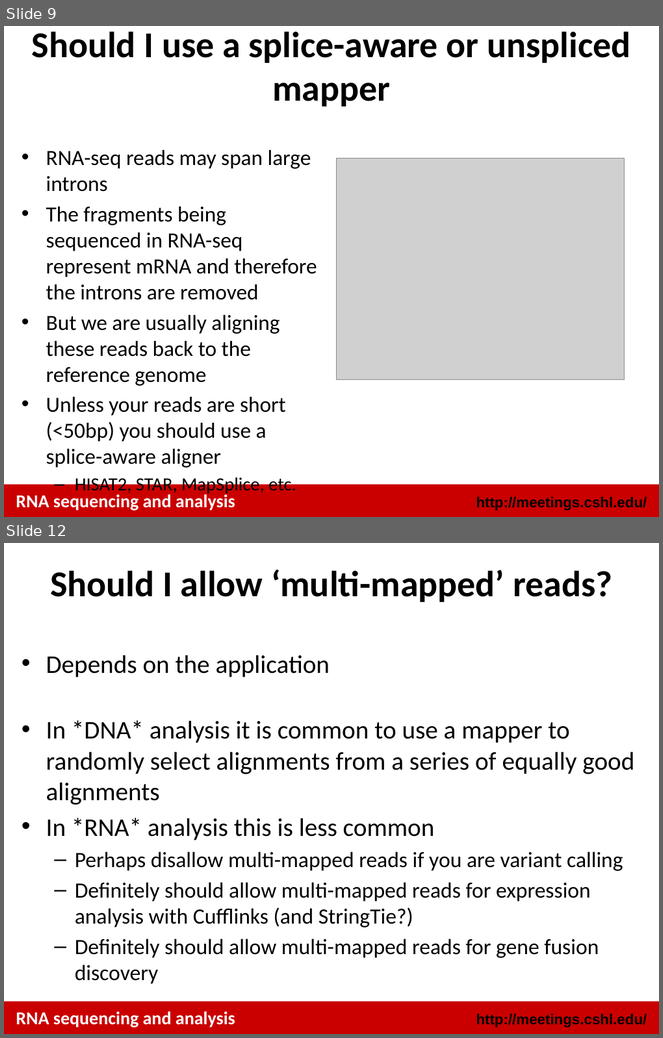
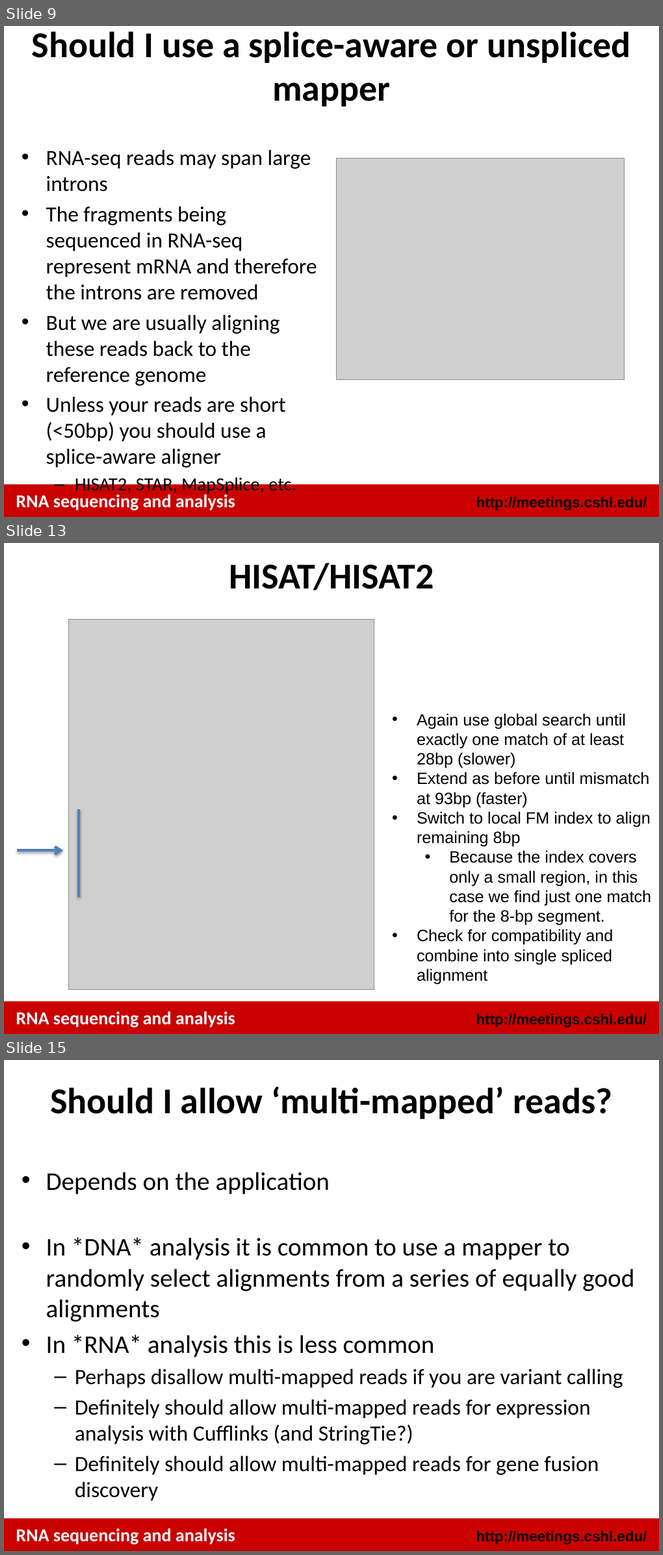
Before and after one commit to griffithlab/rnaseq_tutorial_wiki, a slide deck: LectureFiles/cshl/2016/RNASeq_Module2_Lecture.pptx. Shown one above the other, each under a label of ours: slides 9 and 12 before the commit, slides 9, 13 and 15 after it; the slides between them are not shown. The pictures are 663x1038 and 663x1555 pixels, drawn with LibreOffice and Linux fonts; fonts in the diff are those of the drawing; grey boxes stand for pictures. Boxes give left, top, right and bottom in pixels: in the first picture for what was removed or moved away, otherwise in the second. Text is boxed around its words. In the diff, an @@ line names an element or a change of style, - is before the commit and + after.

Commit message:
update lecture 2 for HISAT2

```diff
--- a/LectureFiles/cshl/2016/RNASeq_Module2_Lecture.pptx
+++ b/LectureFiles/cshl/2016/RNASeq_Module2_Lecture.pptx
@@ slide 13 added at bbox=[4, 543, 659, 1034], background #FFFFFF; not listed: 3 template elements that a slide beside it also shows @@
@@ title added at bbox=[229, 563, 434, 590], 40 pt, text #000000, bold @@
+HISAT/HISAT2
@@ picture added at bbox=[68, 619, 374, 990] @@
@@ text added at bbox=[417, 713, 652, 984], 18 pt, text #000000 @@
+• Again use global search until exactly one match of at least 28bp (slower)
+• Extend as before until mismatch at 93bp (faster)
+• Switch to local FM index to align remaining 8bp
+  • Because the index covers only a small region, in this case we find just one match for the 8-bp segment.
+• Check for compatibility and combine into single spliced alignment
@@ line added from (79, 809) to (79, 897), #4F81BD 3 pt @@
@@ arrow added from (17, 850) to (64, 850), #4F81BD 3 pt @@
@@ what was slide 12 is now slide 15 @@
```
Also in this commit, not shown: 1 slide changed, 3 other slides added, 1 slide removed, 1 other file.
